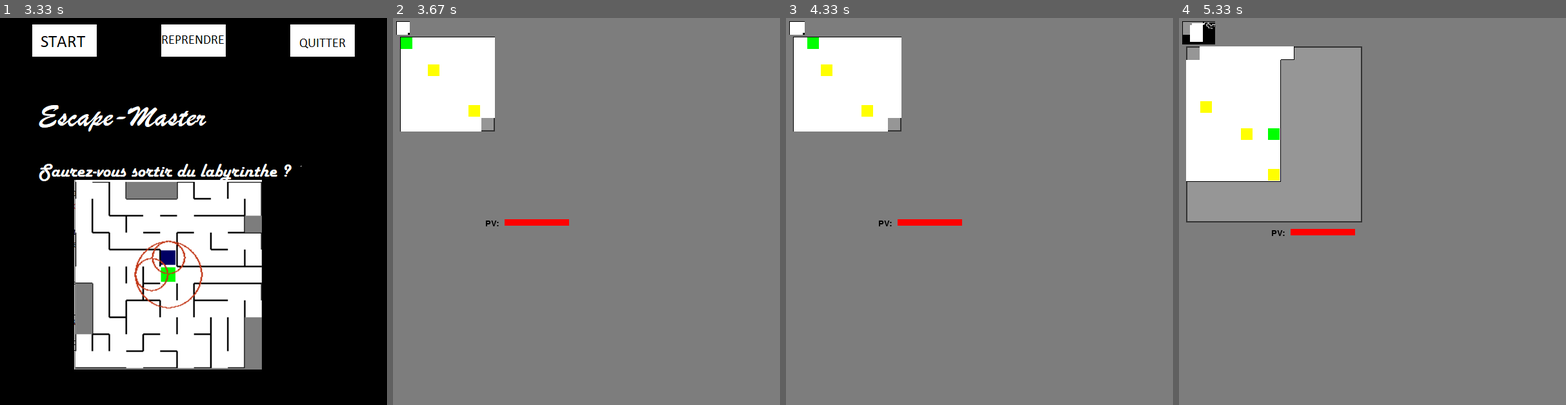
Above: before the commit, frames 1-4 (left to right).
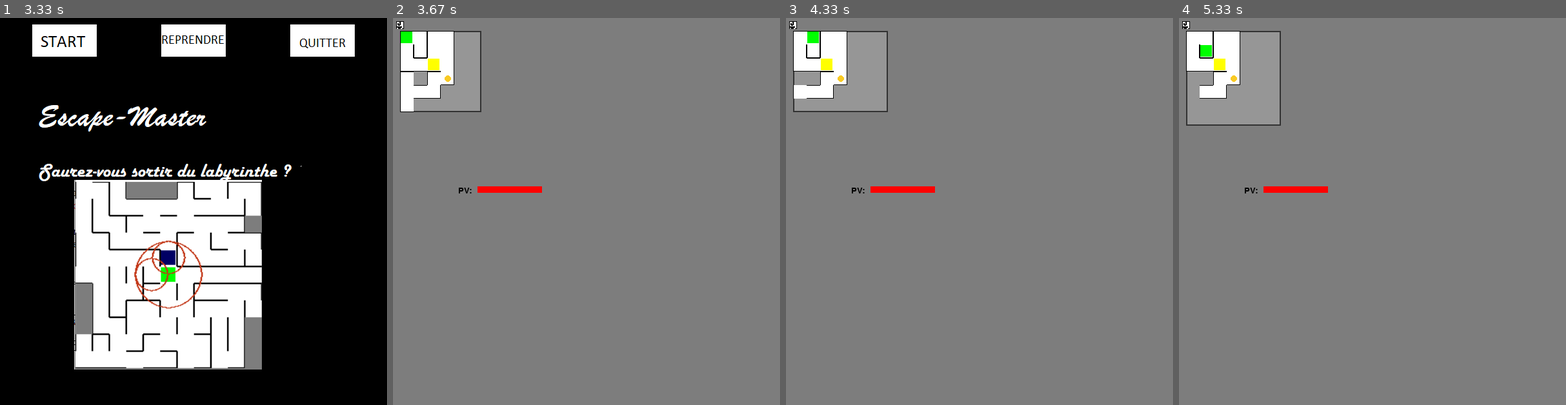
Above: after the commit, the same moments.

Repository: MartinRB45534/Escape
Game: pygame game, started from testsouris.py
Same seed, same stepped clock (60 frames per second), same inputs: the game is played once before the commit and once after it.
Inputs (mouse positions are in pixels of both pictures, inside the frame that each line leads up to):
- Up to frame 1 (3.33 s): no input
- Up to frame 2 (3.67 s): click (458, 41) at 3.53 s
- Up to frame 3 (4.33 s): hold Up 3.8-4.27 s; move the mouse to (859, 304) at 3.83 s; hold Right from 4.3 s (still down)
- Up to frame 4 (5.33 s): release Right at 4.93 s; hold Down from 4.97 s (still down)

Frame 1 is identical in both runs. In frame 2, 5.2% of the frame differs, in the area x 0-46%, y 0-54%; in frame 3, 6.3%; in frame 4, 21%, in the area x 0-48%, y 0-57%.

Commit message:
Correction génération

Diff:
--- a/Generateur.py
+++ b/Generateur.py
@@ -309,6 +309,7 @@
                     self.casser_mur(HAUT,x,y)
                 if GAUCHE in murs and random.random() <= proba :
                     self.casser_mur(GAUCHE,x,y)
+
     def casser_mur(self,direction,position_x,position_y):
         """
         Fonction qui casse un mur spécifique
--- a/Niveau.py
+++ b/Niveau.py
@@ -32,7 +32,6 @@
             self.LARGEUR_CASE = 20
             self.LARGEUR_MUR = 1
 
-        print(niveau)
 
         if niveau == 0:
             if difficulte == BEGINNER :
@@ -95,7 +94,7 @@
 
             #salle pour exp monstres
             self.clees = [Clee((3,3),"goodooKey")]
-            self.salles=[Patern((0,0),5,5,self.LARGEUR_CASE,self.LARGEUR_MUR,[(4,3),(3,4)],self.clees,False)]
+            self.salles=[Patern((0,0),10,10,self.LARGEUR_CASE,self.LARGEUR_MUR,[(4,3),(3,4)],self.clees,False)]
 
             #exp avec les portes
             #mat_lab=self.lab.getMatrice_cases()
@@ -107,7 +106,6 @@
             self.entitees=self.clees
 
         elif niveau == 1:
-            print("check")
             #niveau labyrinthique sans monstres pour apprendre à se déplacer
 
             self.CASES_X = 40
@@ -275,7 +273,7 @@
             #le joueur est heal entre les niveaux
             self.joueur=Joueur(minimap,joueur.inventaire,joueur.pv_max,joueur.pv_max,joueur.degats,joueur.vitesse,joueur.radius,joueur.largeur_vue,joueur.hauteur_vue,self.depart)
         else:
-            self.joueur=Joueur(minimap,inventaire_joueur,self.hp_joueur,self.hp_joueur,self.force_joueur,self.vitesse_joueur,10,self.zoom_largeur,self.zoom_hauteur,self.depart)
+            self.joueur=Joueur(minimap,inventaire_joueur,self.hp_joueur,self.hp_joueur,self.force_joueur,self.vitesse_joueur,2,self.zoom_largeur,self.zoom_hauteur,self.depart)
         self.monstres = monstres
 
         if niveau == 0:
--- a/Patern.py
+++ b/Patern.py
@@ -54,16 +54,18 @@
         coordonnee_y = self.position[1]
         for i in range(coordonnee_x,coordonnee_x+self.largeur):
             for j in range(coordonnee_y,coordonnee_y+self.hauteur):
+                x_pat=i-coordonnee_x
+                y_pat=j-coordonnee_y
                 #on ne doit générer que les cases au bords
                 #plus précisement on doit empêcher le générateur d'y toucher
-                if not(self.case_est_une_entree(i,j)) and self.case_au_bord(i,j):
-                    dirs_intouchables=self.contraintes_cases(i,j)
+                if not(self.case_est_une_entree(x_pat,y_pat)) and self.case_au_bord(x_pat,y_pat):
+                    dirs_intouchables=self.contraintes_cases(x_pat,y_pat)
                     for direction in dirs_intouchables:
                         matrice_lab[i][j].set_mur(direction,INTOUCHABLE)
                         if self.get_voisin_dir(i,j,direction,matrice_lab)!=None:
                             self.get_voisin_dir(i,j,direction,matrice_lab).set_mur(self.direction_opposee(direction),INTOUCHABLE)
 
-                matrice_lab[i][j]=self.matrice_cases[i-coordonnee_x][j-coordonnee_y]
+
 
     def post_generation(self,matrice_lab):
         """
@@ -75,16 +77,19 @@
         coordonnee_y = self.position[1]
         for i in range(coordonnee_x,coordonnee_x+self.largeur):
             for j in range(coordonnee_y,coordonnee_y+self.hauteur):
+                x_pat=i-coordonnee_x
+                y_pat=j-coordonnee_y
                 #on enlève les murs intouchables
-                if not(self.case_est_une_entree(i,j)) and self.case_au_bord(i,j):
-                    dirs_intouchables=self.contraintes_cases(i,j)
+                if not(self.case_est_une_entree(x_pat,y_pat)) and self.case_au_bord(x_pat,y_pat):
+                    dirs_intouchables=self.contraintes_cases(x_pat,y_pat)
                     for direction in dirs_intouchables:
                         matrice_lab[i][j].set_mur(direction,MUR_PLEIN)
                         if self.get_voisin_dir(i,j,direction,matrice_lab)!=None:
                             self.get_voisin_dir(i,j,direction,matrice_lab).set_mur(self.direction_opposee(direction),MUR_PLEIN)
 
-                self.post_generation_case(i-coordonnee_x,j-coordonnee_y)
-                matrice_lab[i][j]=self.matrice_cases[i-coordonnee_x][j-coordonnee_y]
+                self.post_generation_case(x_pat,y_pat)
+                if self.vide:
+                    matrice_lab[i][j]=self.matrice_cases[i-coordonnee_x][j-coordonnee_y]
         if self.clees != []:
             self.post_gen_entrees(matrice_lab)
 
--- a/testsouris.py
+++ b/testsouris.py
@@ -5,7 +5,7 @@
 from Constantes import *
 from Session import *
 
-niveau = 5
+niveau = 0
 difficulté = HARD
 mode_affichage = distance_max
 mode_minimap = passage
